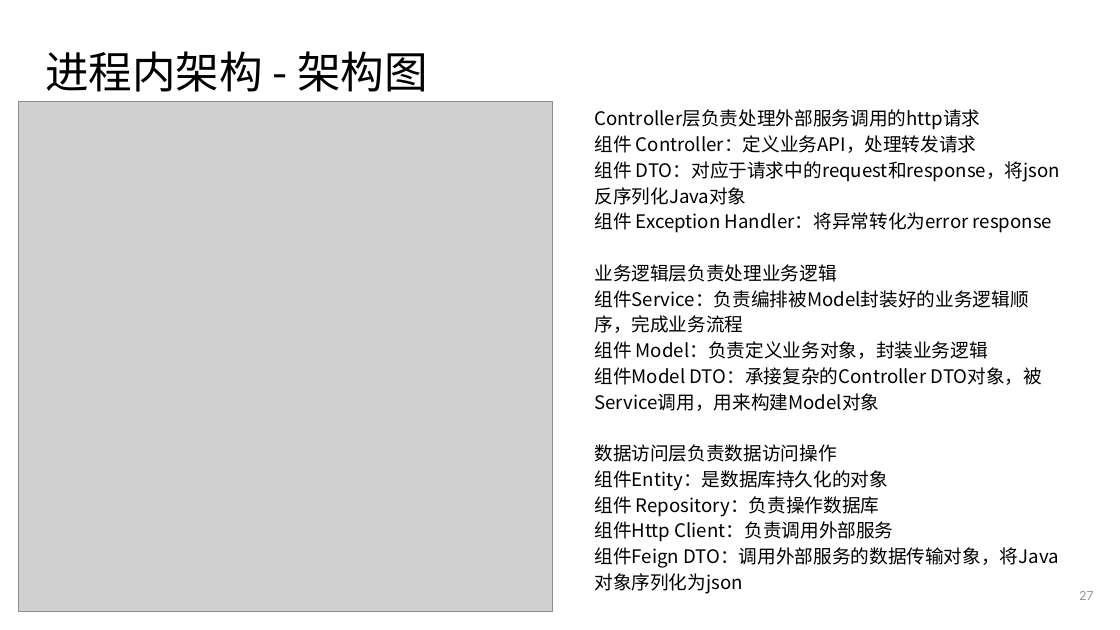
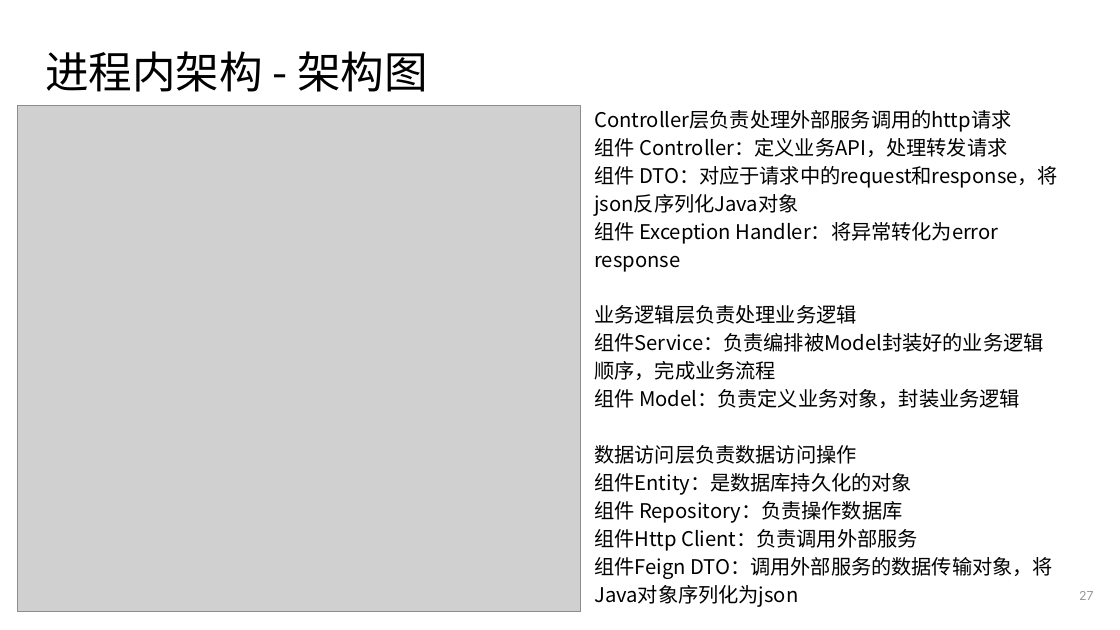
Before and after one commit to deesyx/heima, a slide deck: slide 27 of doc/PS4 黑马考核-项目On-boarding模板-胡炫光.pptx. Drawn at 1120x630 pixels with LibreOffice and Linux fonts; fonts in the diff are those of the drawing; grey boxes stand for pictures. Boxes give left, top, right and bottom in pixels: in the first picture for what was removed or moved away, otherwise in the second. Text is boxed around its words. In the diff, an @@ line names an element or a change of style, - is before the commit and + after.

```diff
--- a/doc/PS4 黑马考核-项目On-boarding模板-胡炫光.pptx
+++ b/doc/PS4 黑马考核-项目On-boarding模板-胡炫光.pptx
@@ picture: place and size @@
-picture at [19,101,553,610]
+picture at [18,106,581,612]
@@ text "Controller层负责处理外部服务调用的http请求" at [594,110,1058,607]: size 12 to 13 pt @@
@@ text at [594,367,1043,411]: paragraph removed @@
-组件Model DTO：承接复杂的Controller DTO对象，被Service调用，用来构建Model对象
```
Also in this commit, not shown: 7 other slides changed, 2 slides added, 4 slides removed, 4 other files.
